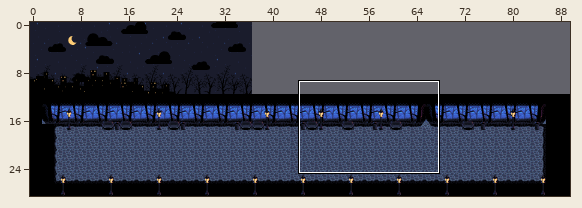
Two states of a Tiled map, assets/tilemap.tmx. Above, an overview of the earlier version with the close-up marked.
Close-up. Old version:
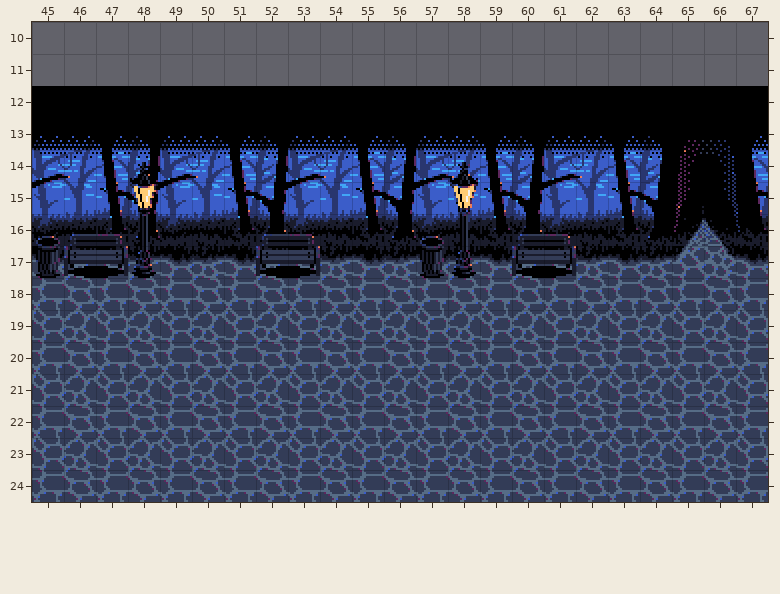
Cells are 16x16 px. Shown: x 45..67, y 10..24.
The result:
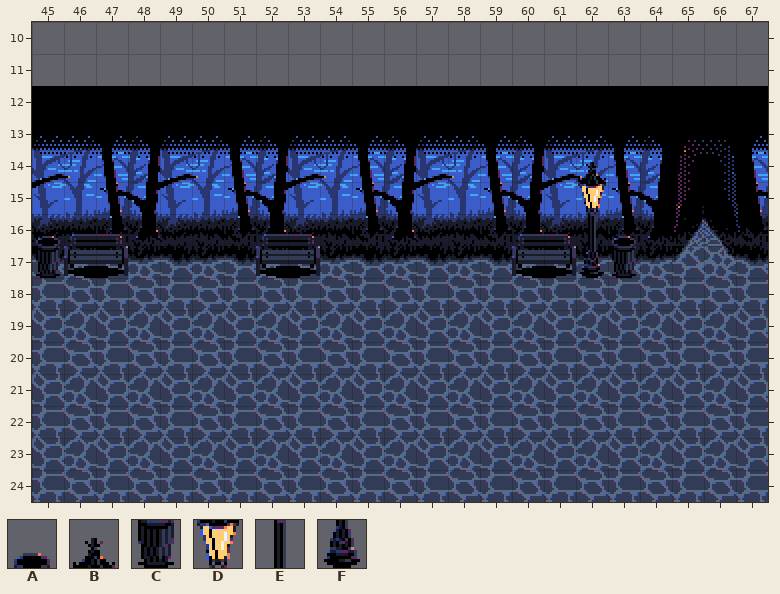
Key: from "Sombervale": A 14, B 16, C 34, D 36, E 56, F 76.
_ is an empty cell.
What changed:
Layer "Ground":
The edit adds tile A in row 16 at x 63.
The edit adds tile B in row 14 at x 62.
The edit adds tile C in row 17 at x 63.
The edit adds tile D in row 15 at x 62.
The edit adds tile E in row 16 at x 62.
The edit adds tile F in row 17 at x 62.
Tile A is gone in row 16 at x 57.
Tile B is gone in row 14 at x 48 and 58.
Tile C is gone in row 17 at x 57.
Tile D is gone in row 15 at x 48 and 58.
Tile E is gone in row 16 at x 48 and 58.
Tile F is gone in row 17 at x 48 and 58.
Boxes around the changes in both close-ups, in picture pixels (x1, y1, x2, y2):
removed: (130, 162, 158, 278)
removed: (420, 162, 478, 278)
added: (578, 162, 636, 278)
